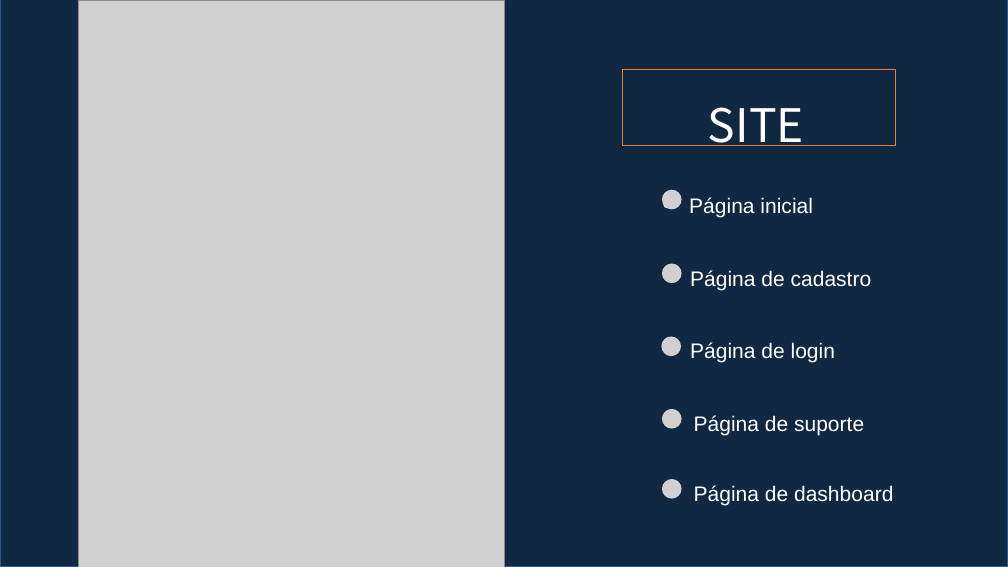
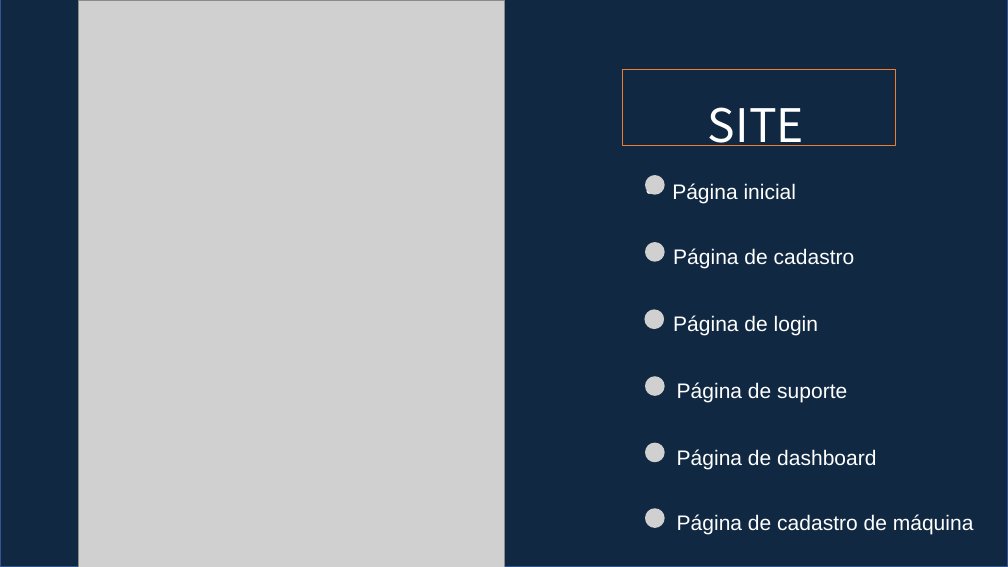
Before and after one commit to BandTec/grupo-05-adsa-20201, a slide deck: slide 12 of Supervisor 3.pptx (slide 11 before the commit). Drawn at 1008x567 pixels with LibreOffice and Linux fonts; fonts in the diff are those of the drawing; grey boxes stand for pictures. Boxes give left, top, right and bottom in pixels: in the first picture for what was removed or moved away, otherwise in the second. Text is boxed around its words. In the diff, an @@ line names an element or a change of style, - is before the commit and + after.

```diff
--- a/Supervisor 3.pptx
+++ b/Supervisor 3.pptx
@@ text "Página inicial": place and size @@
-text "Página inicial" at bbox=[689, 197, 813, 218]
+text "Página inicial" at bbox=[672, 183, 797, 203]
@@ picture: place and size @@
-picture at bbox=[662, 190, 682, 209]
+picture at bbox=[645, 175, 665, 195]
@@ text "Página de cadastro": place and size @@
-text "Página de cadastro" at bbox=[690, 270, 872, 290]
+text "Página de cadastro" at bbox=[673, 248, 855, 269]
@@ picture: place and size @@
-picture at bbox=[662, 264, 682, 284]
+picture at bbox=[645, 242, 665, 262]
@@ text "Página de login": place and size @@
-text "Página de login" at bbox=[690, 342, 835, 363]
+text "Página de login" at bbox=[673, 315, 818, 336]
@@ picture: place and size @@
-picture at bbox=[662, 337, 681, 356]
+picture at bbox=[644, 309, 664, 329]
@@ picture: place and size @@
-picture at bbox=[662, 409, 682, 429]
+picture at bbox=[645, 377, 665, 396]
@@ 2 texts, 1 picture: place and size @@
-2 texts, 1 picture at bbox=[662, 415, 893, 505]
+2 texts, 1 picture at bbox=[645, 382, 876, 469]
@@ picture added at bbox=[645, 508, 665, 528] @@
@@ text added at bbox=[677, 514, 974, 535], 20 pt, text #FFFFFF @@
+  • Página de cadastro de máquina
```
Also in this commit, not shown: 14 other slides changed.
